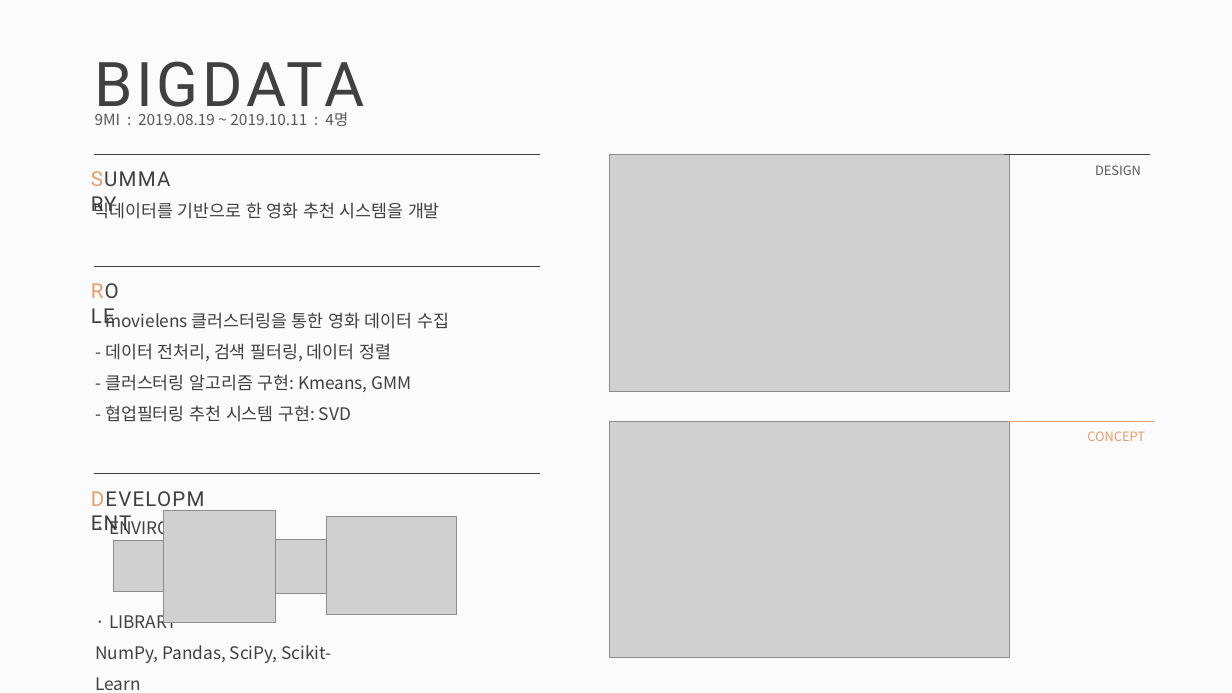
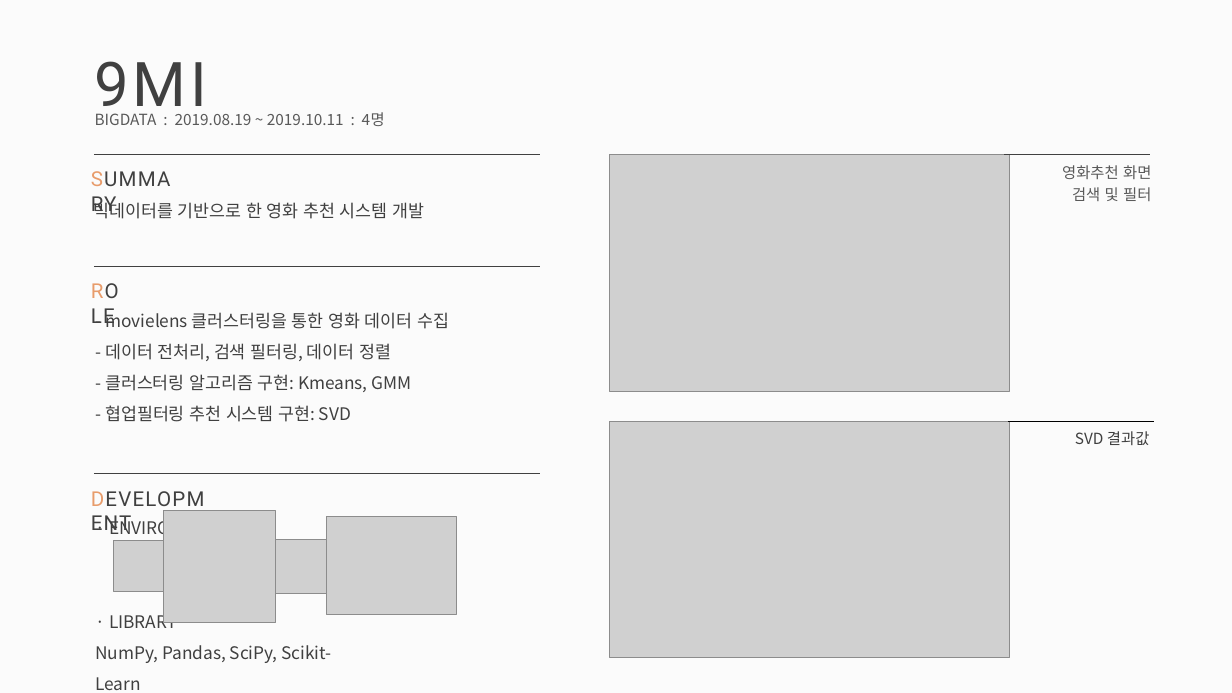
Before and after one commit to gvg4991/TIL, a slide deck: slide 6 of imustdoit/myeonjeob/세메스/세메스_pt면접.pptx (slide 5 before the commit). Drawn at 1232x693 pixels with LibreOffice and Linux fonts; fonts in the diff are those of the drawing; grey boxes stand for pictures. Boxes give left, top, right and bottom in pixels: in the first picture for what was removed or moved away, otherwise in the second. Text is boxed around its words. In the diff, an @@ line names an element or a change of style, - is before the commit and + after.

```diff
--- a/imustdoit/myeonjeob/세메스/세메스_pt면접.pptx
+++ b/imustdoit/myeonjeob/세메스/세메스_pt면접.pptx
@@ text at <box>94,61,207,121</box>: text changed @@
-BIGDATA
+9MI
@@ text at <box>95,112,385,126</box>: text changed @@
-9MI : 2019.08.19 ~ 2019.10.11 : 4명
+BIGDATA : 2019.08.19 ~ 2019.10.11 : 4명
@@ text at <box>1062,165,1151,201</box>: text changed; size 10 to 12 pt @@
-DESIGN
+영화추천 화면
+검색 및 필터
@@ text at <box>94,199,424,219</box>: text changed @@
-빅데이터를 기반으로 한 영화 추천 시스템을 개발
+빅데이터를 기반으로 한 영화 추천 시스템 개발
@@ line (1154, 421) - (1008, 421): stroke #E89C6B 0.5 pt to #000000 0.5 pt @@
@@ text at <box>1075,431,1149,445</box>: text changed; size 10 to 12 pt; text colour #E89C6B to #404040 @@
-CONCEPT
+SVD 결과값
```
Also in this commit, not shown: 4 other slides changed, 2 slides added, 2 slides removed, 9 other files.
